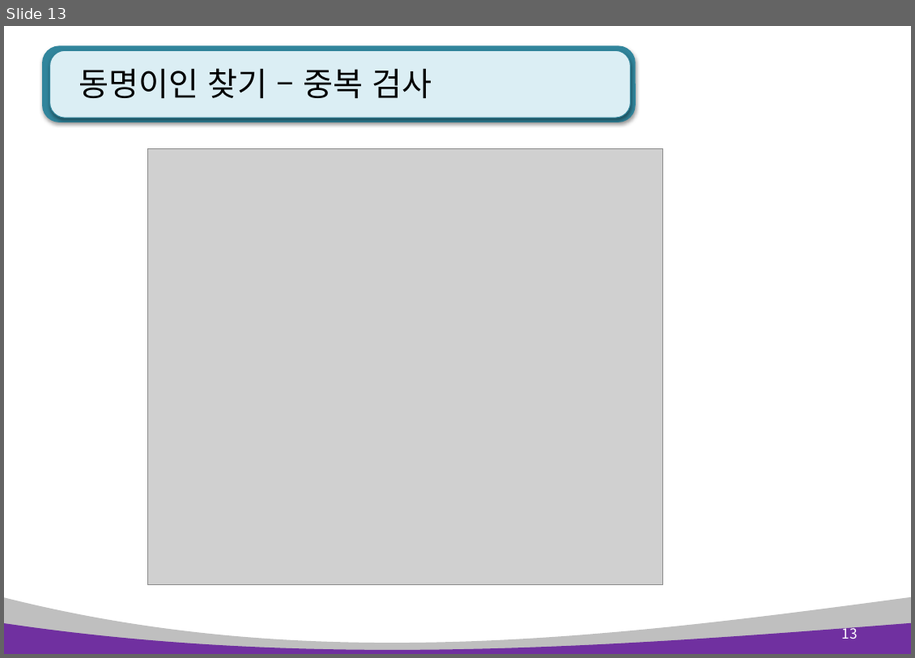
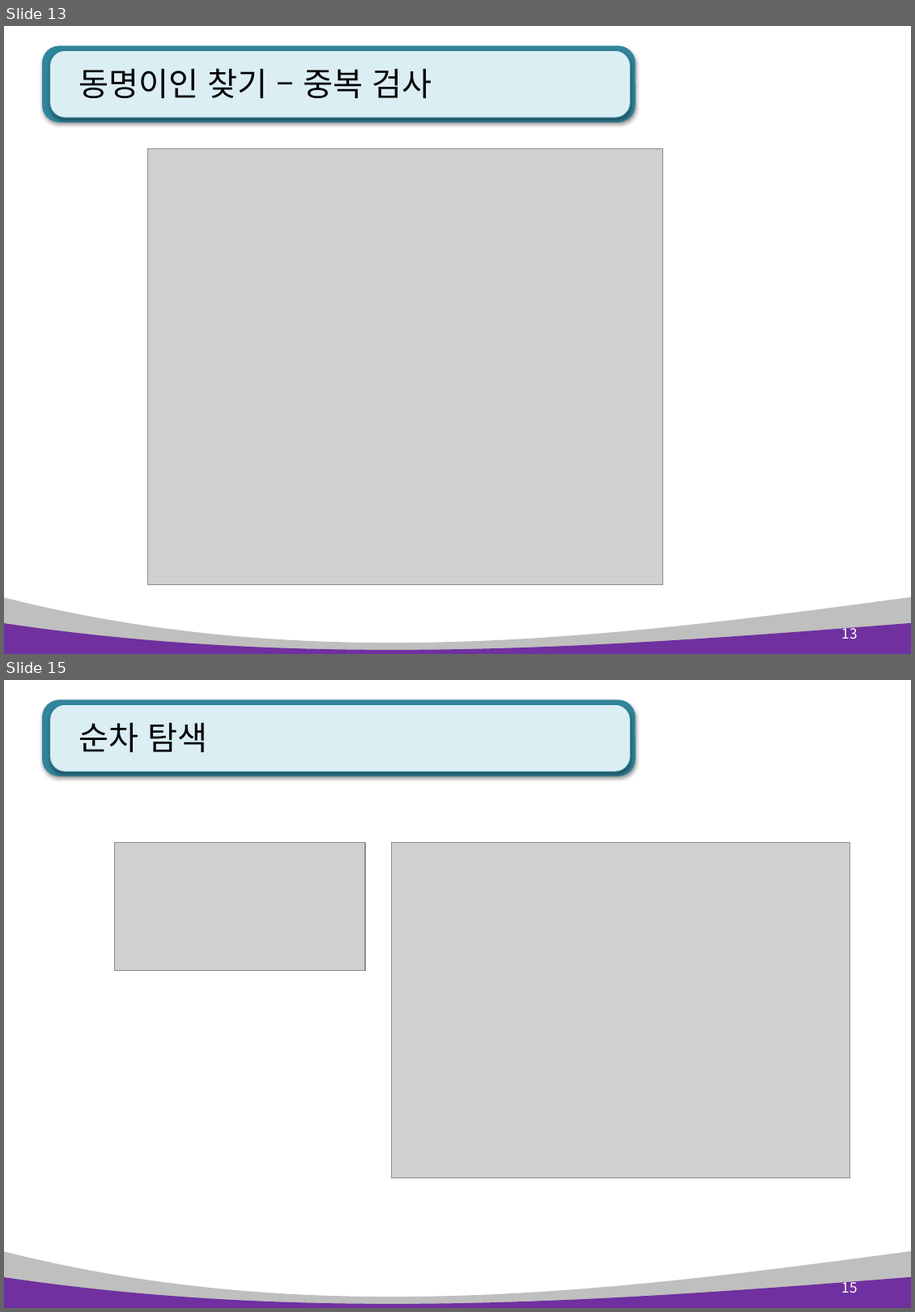
Before and after one commit to kiyongee2/green_project_web, a slide deck: python_ppt/Python 알고리즘.pptx. Shown one above the other, each under a label of ours: slide 13 before the commit, slides 13 and 15 after it; the slides between them are not shown. The pictures are 915x658 and 915x1312 pixels, drawn with LibreOffice and Linux fonts; fonts in the diff are those of the drawing; grey boxes stand for pictures. Boxes give left, top, right and bottom in pixels: in the first picture for what was removed or moved away, otherwise in the second. Text is boxed around its words. In the diff, an @@ line names an element or a change of style, - is before the commit and + after.

```diff
--- a/python_ppt/Python 알고리즘.pptx
+++ b/python_ppt/Python 알고리즘.pptx
@@ slide 15 added at (4,680,911,1308), background #FFFFFF; not listed: 4 template elements that a slide beside it also shows @@
@@ title added at (79,722,208,752), 28 pt, text #000000 @@
+순차 탐색
@@ picture added at (115,843,365,971) @@
@@ picture added at (392,843,851,1178) @@
@@ page number added at (842,1279,857,1292), 12 pt, text #FFFFFF @@
+15
```
Also in this commit, not shown: 3 other slides added, 2 other files.
